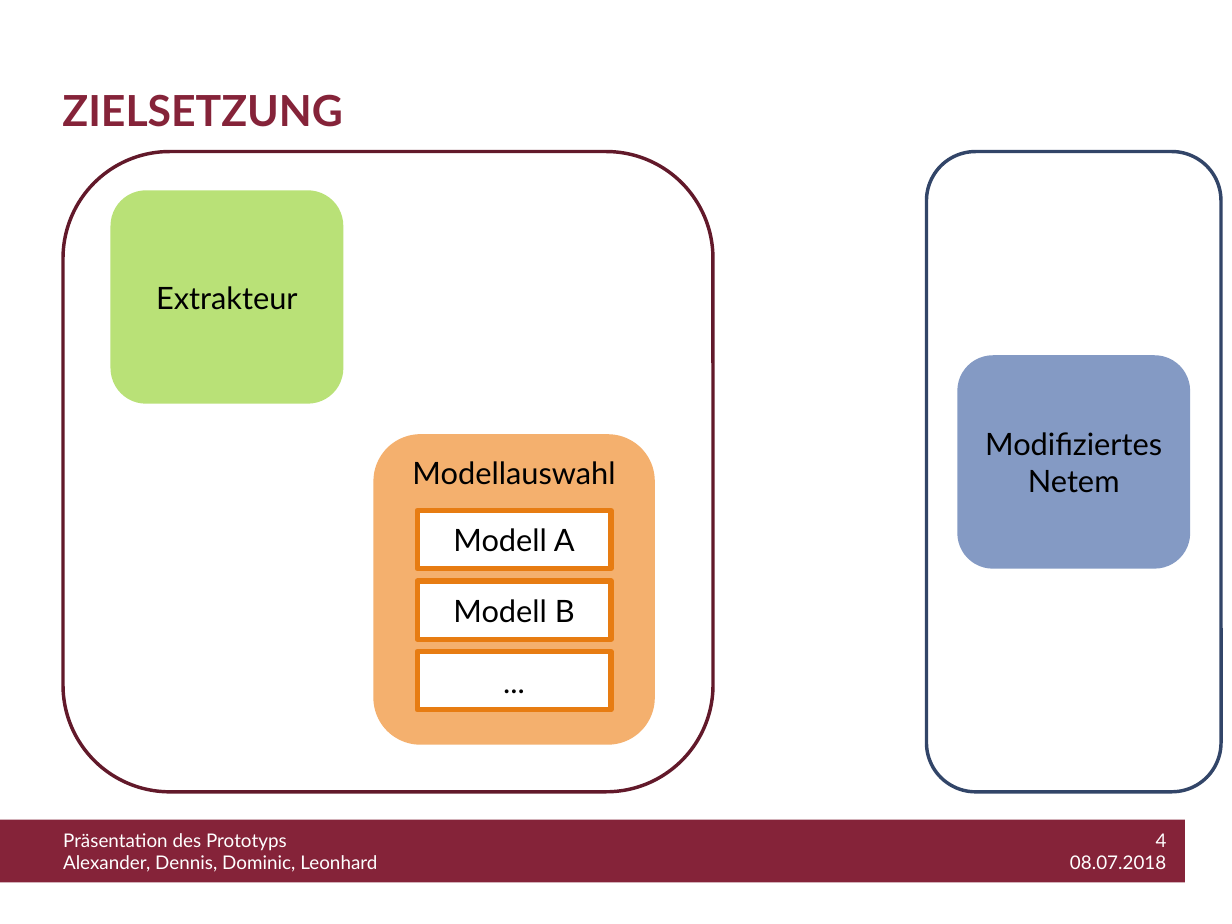
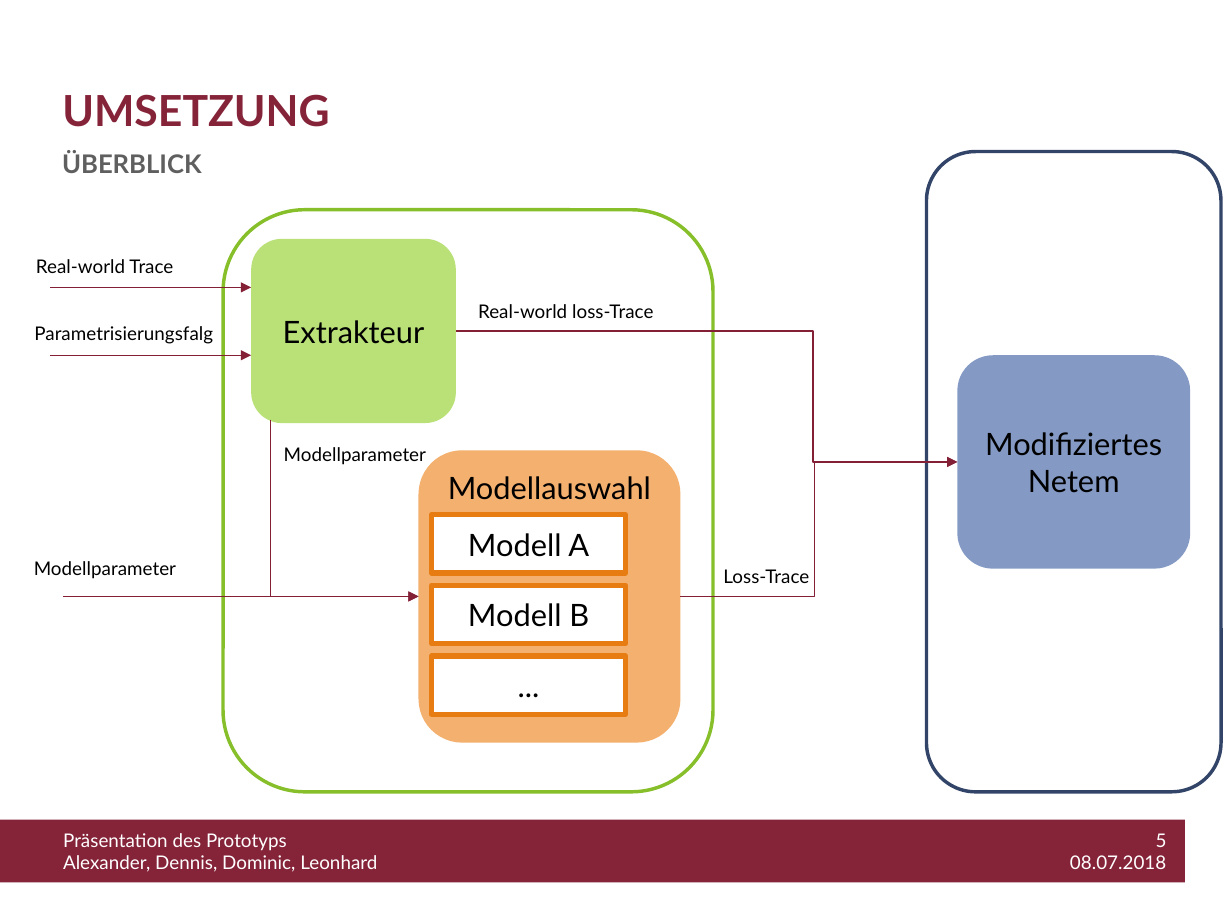
Before and after one commit to WiLEProjekt/Prototyp, a slide deck: slide 5 of Prototyp_Präsentation.pptx (slide 4 before the commit). Drawn at 1232x924 pixels with LibreOffice and Linux fonts; fonts in the diff are those of the drawing; background and template pictures are left out. Boxes give left, top, right and bottom in pixels: in the first picture for what was removed or moved away, otherwise in the second. Text is boxed around its words. In the diff, an @@ line names an element or a change of style, - is before the commit and + after.

```diff
--- a/Prototyp_Präsentation.pptx
+++ b/Prototyp_Präsentation.pptx
@@ title at (x1=62, y1=94, x2=329, y2=127): text changed @@
-ZIELSETZUNG
+UMSETZUNG
@@ text added at (x1=62, y1=151, x2=202, y2=173), 15 pt, text #5F5F5F, bold @@
+ÜBERBLICK
@@ rounded rectangle resized from (x1=63, y1=152, x2=713, y2=792) to (x1=223, y1=209, x2=713, y2=791) @@
@@ rounded rectangle at (x1=223, y1=209, x2=713, y2=791): fill none to #FFFFFF; outline #621A2A 2 pt to #87BF2A 2 pt @@
@@ rounded rectangle "Extrakteur" resized from (x1=111, y1=191, x2=344, y2=404) to (x1=251, y1=239, x2=456, y2=424) @@
@@ text added at (x1=36, y1=259, x2=173, y2=273), 11 pt, text #000000 @@
+Real-world Trace
@@ arrow added from (51, 287) to (251, 287), #842036 0.75 pt @@
@@ text added at (x1=34, y1=326, x2=213, y2=344), 11 pt, text #000000 @@
+Parametrisierungsfalg
@@ text added at (x1=478, y1=304, x2=653, y2=318), 11 pt, text #000000 @@
+Real-world loss-Trace
@@ arrow added from (51, 355) to (251, 355), #842036 0.75 pt @@
@@ elbow arrow added from (456, 331) to (957, 462), #842036 0.75 pt @@
@@ elbow arrow added from (271, 420) to (419, 596), #842036 0.75 pt @@
@@ text added at (x1=284, y1=447, x2=426, y2=465), 11 pt, text #000000 @@
+Modellparameter
@@ rounded rectangle "Modellauswahl" resized from (x1=373, y1=434, x2=654, y2=744) to (x1=419, y1=451, x2=681, y2=743) @@
@@ elbow arrow added from (680, 596) to (957, 462), #842036 0.75 pt @@
@@ text added at (x1=34, y1=561, x2=176, y2=579), 11 pt, text #000000 @@
+Modellparameter
@@ text added at (x1=723, y1=569, x2=809, y2=583), 11 pt, text #000000 @@
+Loss-Trace
@@ arrow added from (63, 596) to (419, 596), #842036 0.75 pt @@
@@ 3 rectangles moved together from (x1=418, y1=510, x2=611, y2=710) to (x1=431, y1=515, x2=625, y2=713) @@
@@ text at (x1=1070, y1=833, x2=1167, y2=869): text changed @@
-4
-08.07.2018
+5
+08.07.2018
```
Also in this commit, not shown: 3 slides added.
